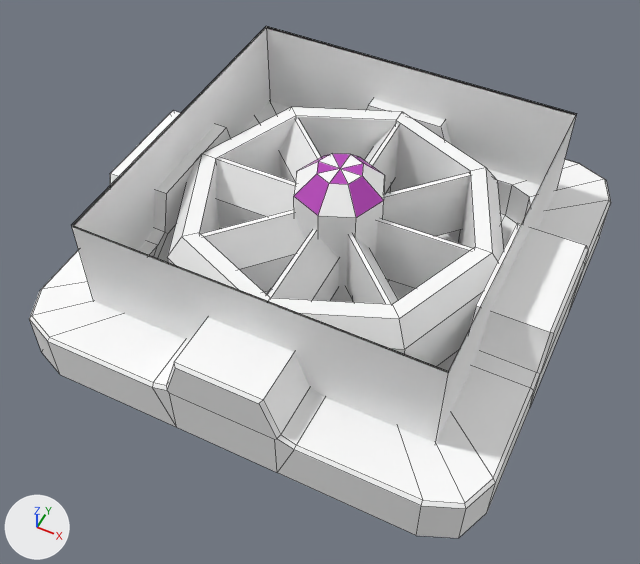
Two versions of the FBX model ABM_UnityProject/Assets/Visuals/Models/Museum_Deco_Turbine_01_Art.fbx, one commit apart.
One viewpoint serves both versions: a camera (50 mm lens) standing at (1.73, -3.73, 5.2) and looking at (0.01, -0.3, 0.91). Every picture has the same lights, and +X, +Y and +Z are marked at lower left. Mesh edges are drawn as thin lines. Objects named as collision shapes, trigger or cutter boxes, shadow casters or lower levels of detail are left out. Where no turn or scale is listed for an object, it has been applied to the vertices.

The first picture shows 'Museum_Deco_Turbine_01'.
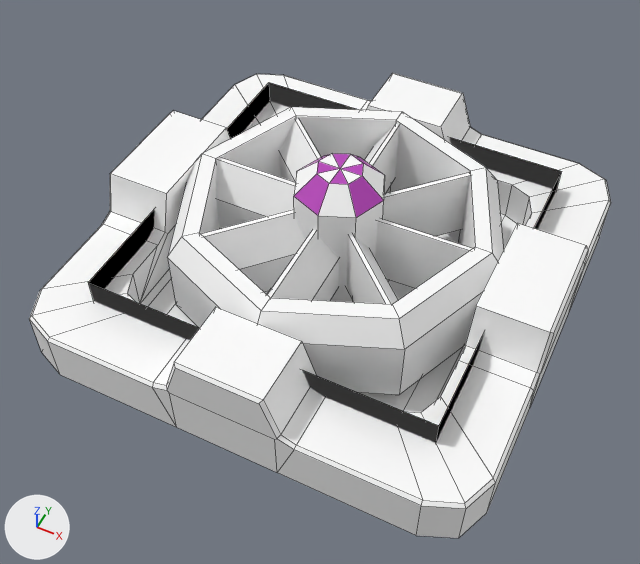
Changed parts and their boxes (x1, y1, x2, y2) in the pictures (640 x 564 px; the box of a moved part takes in the faces that stretch with it):
'Museum_Deco_Turbine_01', reshaped (9% shorter)
    before: (29, 26, 611, 538)
    after: (29, 73, 611, 538)
part 1 of me_mesh, moved or reshaped
    before: (72, 26, 577, 443)
    after: (88, 83, 561, 443)

Patch to the scene script:
```diff
--- a/ABM_UnityProject/Assets/Visuals/Models/Museum_Deco_Turbine_01_Art.fbx.py
+++ b/ABM_UnityProject/Assets/Visuals/Models/Museum_Deco_Turbine_01_Art.fbx.py
@@ me_mesh @@
 me_mesh.from_pydata(...)  # 321 vertices, 259 faces; spans x -1.51..1.51, y -1.51..1.51, z 0.64..1.66
 # used by ob_museum_deco_turbine_01; location = (0.0, 0.0, 0.0)
 # before: 2 (-1.14, -1.14, 1.66) at pixel (71, 224), 3 (1.14, -1.14, 1.66) at pixel (448, 371), 4 (-1.14, 1.14, 1.66) at pixel (266, 25), 5 (1.14, 1.14, 1.66) at pixel (576, 113)
+# me_mesh part 1
+for i in [*range(2, 6)]: me_mesh.vertices[i].co += Vector((0.0, 0.0, -0.49))
 me_mesh.materials.append(mat_trans_tileset)
```
